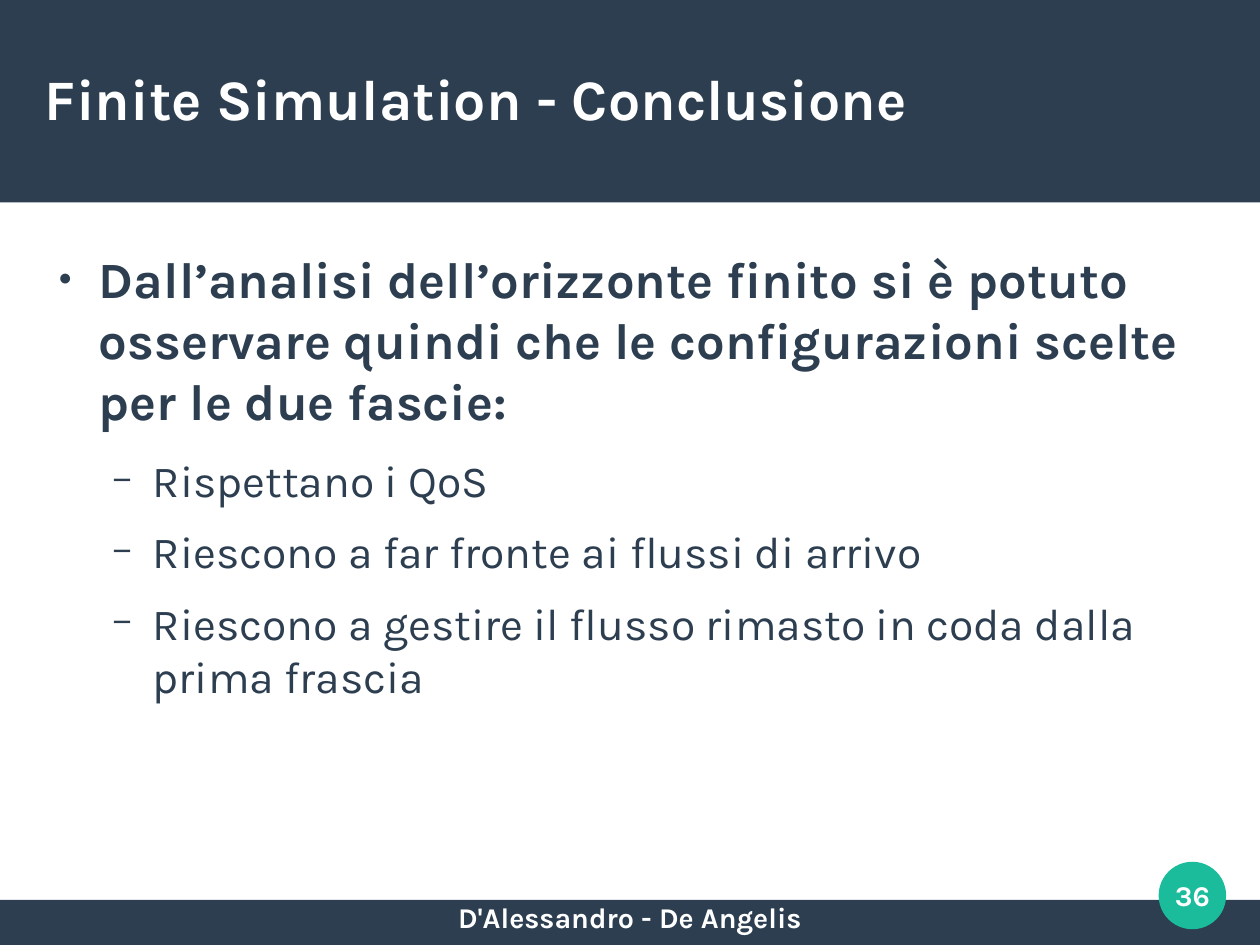
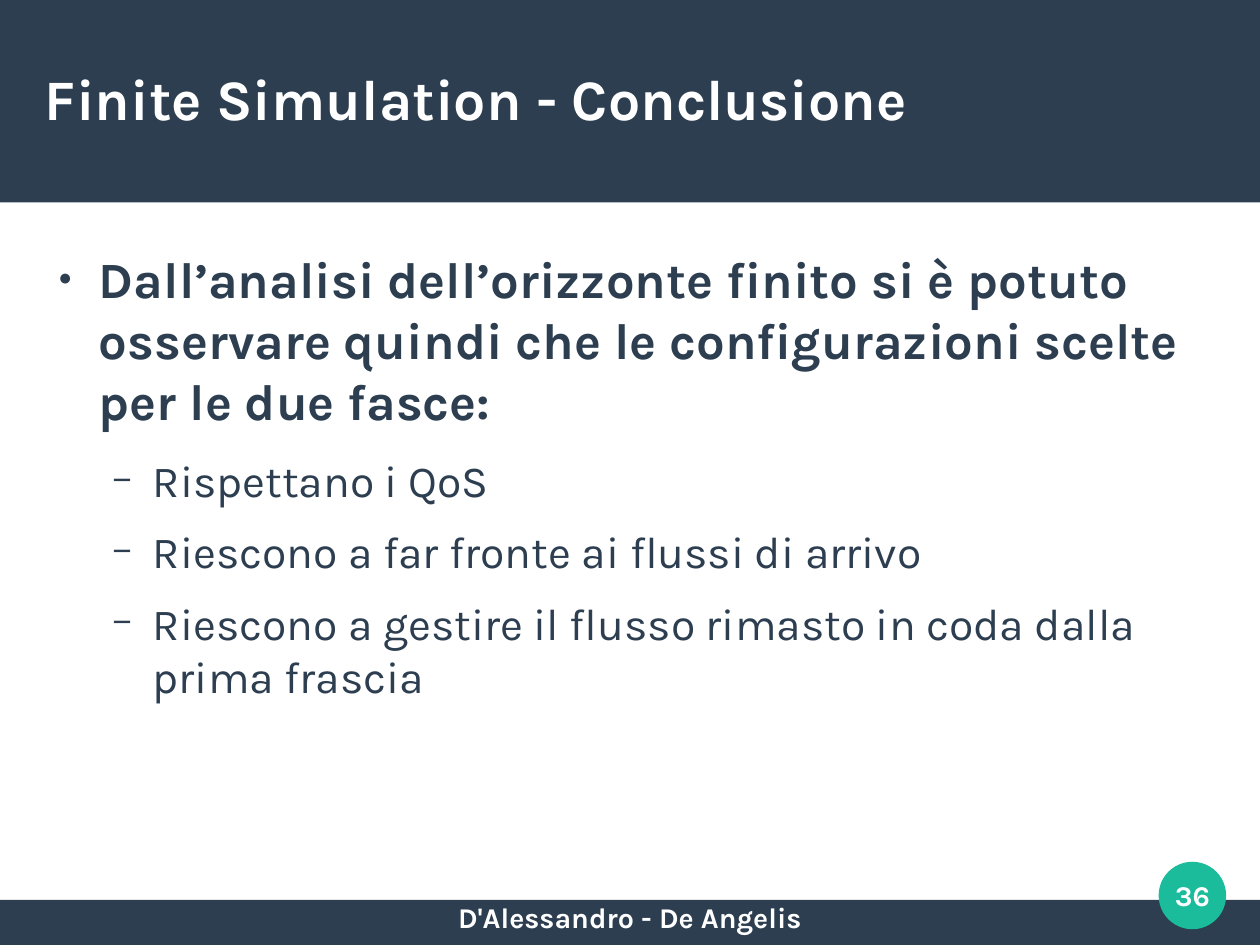
Before and after one commit to EnricoDAlessandro97UNI/DisneyWorld, a slide deck: slide 36 of presentazione.odp. Drawn at 1260x945 pixels with LibreOffice and Linux fonts; fonts in the diff are those of the drawing. Boxes give left, top, right and bottom in pixels: in the first picture for what was removed or moved away, otherwise in the second. Text is boxed around its words. In the diff, an @@ line names an element or a change of style, - is before the commit and + after.

```diff
--- a/presentazione.odp
+++ b/presentazione.odp
@@ text at <box>99,258,1178,432</box>: text changed @@
-● Dall’analisi dell’orizzonte finito si è potuto osservare quindi che le configurazioni scelte per le due fascie:
+● Dall’analisi dell’orizzonte finito si è potuto osservare quindi che le configurazioni scelte per le due fasce:
```
Also in this commit, not shown: 10 other slides changed, 1 slide added, 8 other files.
